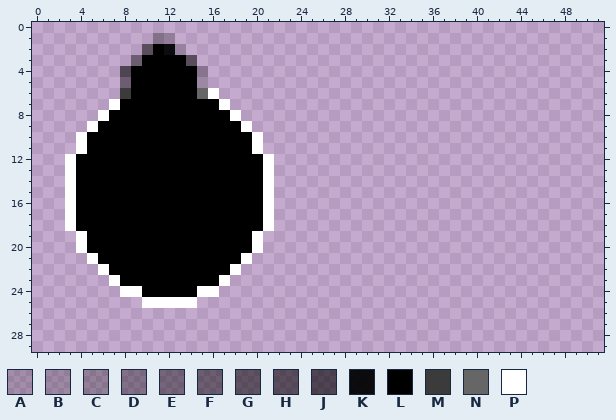
Pixel-art sprite, stored at assets/Bonus_Ship.png. The picture above was drawn from the file before the commit.
The file is 250x250 pixels. The old version is drawn lined up with the new one, on the new canvas.
Palette (. is transparent): A #0000002b  B #00000033  C #00000041  D #00000057  E #00000067  F #00000073  G #00000083  H #0000008a  J #00000099  K #000000ef  L #000000  M #3b3b3b  N #666666  P #ffffff
Pixels before, first column x 3:
 1 ........DB.........
 2 .......HLKA........
 3 ......FLLLLG.......
 4 .....JLLLLLLC......
 5 .....ELLLLLLB......
 6 .....MLLLLLLNP.....
 7 ....PLLLLLLLLLP....
 8 ...PLLLLLLLLLLLP...
 9 ..PLLLLLLLLLLLLLP..
10 .PLLLLLLLLLLLLLLLP.
11 .PLLLLLLLLLLLLLLLP.
12 PLLLLLLLLLLLLLLLLLP
13 PLLLLLLLLLLLLLLLLLP
14 PLLLLLLLLLLLLLLLLLP
15 PLLLLLLLLLLLLLLLLLP
16 PLLLLLLLLLLLLLLLLLP
17 PLLLLLLLLLLLLLLLLLP
18 PLLLLLLLLLLLLLLLLLP
19 .PLLLLLLLLLLLLLLLP.
20 .PLLLLLLLLLLLLLLLP.
21 ..PLLLLLLLLLLLLLP..
22 ...PLLLLLLLLLLLP...
23 ....PLLLLLLLLLP....
24 .....PPLLLLLPP.....
25 .......PPPPP.......
And afterwards:
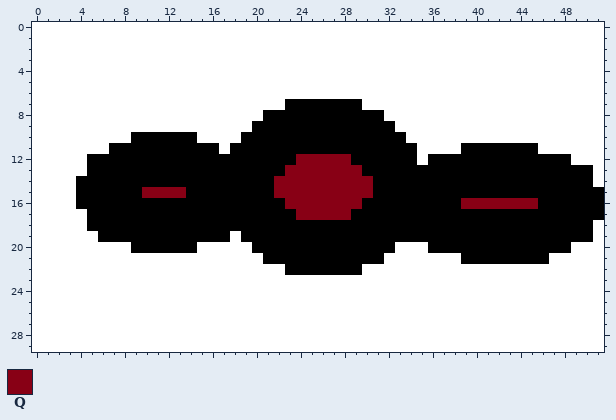
Colours new in this view: Q #880015
Commit: Experimental ship textures.
Changes in this commit:
canvas 250x250 -> 52x30, the old top-left corner now at -87,-80 (the part of the old canvas that was cut away was empty and is not shown)
y 0: x 0..51 .................................................... -> PPPPPPPPPPPPPPPPPPPPPPPPPPPPPPPPPPPPPPPPPPPPPPPPPPPP
y 1: x 0..51 ...........DB....................................... -> PPPPPPPPPPPPPPPPPPPPPPPPPPPPPPPPPPPPPPPPPPPPPPPPPPPP
y 2: x 0..51 ..........HLKA...................................... -> PPPPPPPPPPPPPPPPPPPPPPPPPPPPPPPPPPPPPPPPPPPPPPPPPPPP
y 3: x 0..51 .........FLLLLG..................................... -> PPPPPPPPPPPPPPPPPPPPPPPPPPPPPPPPPPPPPPPPPPPPPPPPPPPP
y 4: x 0..51 ........JLLLLLLC.................................... -> PPPPPPPPPPPPPPPPPPPPPPPPPPPPPPPPPPPPPPPPPPPPPPPPPPPP
y 5: x 0..51 ........ELLLLLLB.................................... -> PPPPPPPPPPPPPPPPPPPPPPPPPPPPPPPPPPPPPPPPPPPPPPPPPPPP
y 6: x 0..15 ........MLLLLLLN -> PPPPPPPPPPPPPPPP; x 17..51 ................................... -> PPPPPPPPPPPPPPPPPPPPPPPPPPPPPPPPPPP
y 7: x 0..6 ....... -> PPPPPPP; x 8..16 LLLLLLLLL -> PPPPPPPPP; x 18..51 .................................. -> PPPPPLLLLLLLPPPPPPPPPPPPPPPPPPPPPP
y 8: x 0..5 ...... -> PPPPPP; x 7..17 LLLLLLLLLLL -> PPPPPPPPPPP; x 19..51 ................................. -> PPLLLLLLLLLLLPPPPPPPPPPPPPPPPPPPP
y 9: x 0..4 ..... -> PPPPP; x 6..18 LLLLLLLLLLLLL -> PPPPPPPPPPPPP; x 20..51 ................................ -> LLLLLLLLLLLLLPPPPPPPPPPPPPPPPPPP
y 10: x 0..3 .... -> PPPP; x 5..8 LLLL -> PPPP; x 15..18 LLLL -> PPPP; x 20..51 P............................... -> LLLLLLLLLLLLLLPPPPPPPPPPPPPPPPPP
y 11: x 0..3 .... -> PPPP; x 5..6 LL -> PP; x 17 L -> P; x 20..51 P............................... -> LLLLLLLLLLLLLLLPPPPLLLLLLLPPPPPP
y 12: x 0..2 ... -> PPP; x 4 L -> P; x 21..51 P.............................. -> LLLQQQQQLLLLLLPLLLLLLLLLLLLLPPP
y 13: x 0..2 ... -> PPP; x 4 L -> P; x 21..51 P.............................. -> LLQQQQQQQLLLLLLLLLLLLLLLLLLLLLP
y 14: x 0..2 ... -> PPP; x 21..51 P.............................. -> LQQQQQQQQQLLLLLLLLLLLLLLLLLLLLP
y 15: x 0..2 ... -> PPP; x 10..13 LLLL -> QQQQ; x 21..51 P.............................. -> LQQQQQQQQQLLLLLLLLLLLLLLLLLLLLL
y 16: x 0..2 ... -> PPP; x 21..51 P.............................. -> LLQQQQQQQLLLLLLLLLQQQQQQQLLLLLL
y 17: x 0..2 ... -> PPP; x 4 L -> P; x 21..51 P.............................. -> LLLQQQQQLLLLLLLLLLLLLLLLLLLLLLL
y 18: x 0..2 ... -> PPP; x 4 L -> P; x 21..51 P.............................. -> LLLLLLLLLLLLLLLLLLLLLLLLLLLLLLP
y 19: x 0..3 .... -> PPPP; x 5 L -> P; x 18 L -> P; x 20..51 P............................... -> LLLLLLLLLLLLLLLLLLLLLLLLLLLLLLLP
y 20: x 0..3 .... -> PPPP; x 5..8 LLLL -> PPPP; x 15..51 LLLLLP............................... -> PPPPPLLLLLLLLLLLLLPPPLLLLLLLLLLLLLPPP
y 21: x 0..4 ..... -> PPPPP; x 6..18 LLLLLLLLLLLLL -> PPPPPPPPPPPPP; x 20..51 ................................ -> PLLLLLLLLLLLPPPPPPPLLLLLLLLPPPPP
y 22: x 0..5 ...... -> PPPPPP; x 7..17 LLLLLLLLLLL -> PPPPPPPPPPP; x 19..51 ................................. -> PPPPLLLLLLLPPPPPPPPPPPPPPPPPPPPPP
y 23: x 0..6 ....... -> PPPPPPP; x 8..16 LLLLLLLLL -> PPPPPPPPP; x 18..51 .................................. -> PPPPPPPPPPPPPPPPPPPPPPPPPPPPPPPPPP
y 24: x 0..7 ........ -> PPPPPPPP; x 10..14 LLLLL -> PPPPP; x 17..51 ................................... -> PPPPPPPPPPPPPPPPPPPPPPPPPPPPPPPPPPP
y 25: x 0..9 .......... -> PPPPPPPPPP; x 15..51 ..................................... -> PPPPPPPPPPPPPPPPPPPPPPPPPPPPPPPPPPPPP
y 26..29: x 0..51 .................................................... -> PPPPPPPPPPPPPPPPPPPPPPPPPPPPPPPPPPPPPPPPPPPPPPPPPPPP
Changed places in both pictures, as pixel boxes (x1, y1, x2, y2):
changed: (32, 22, 604, 352)
